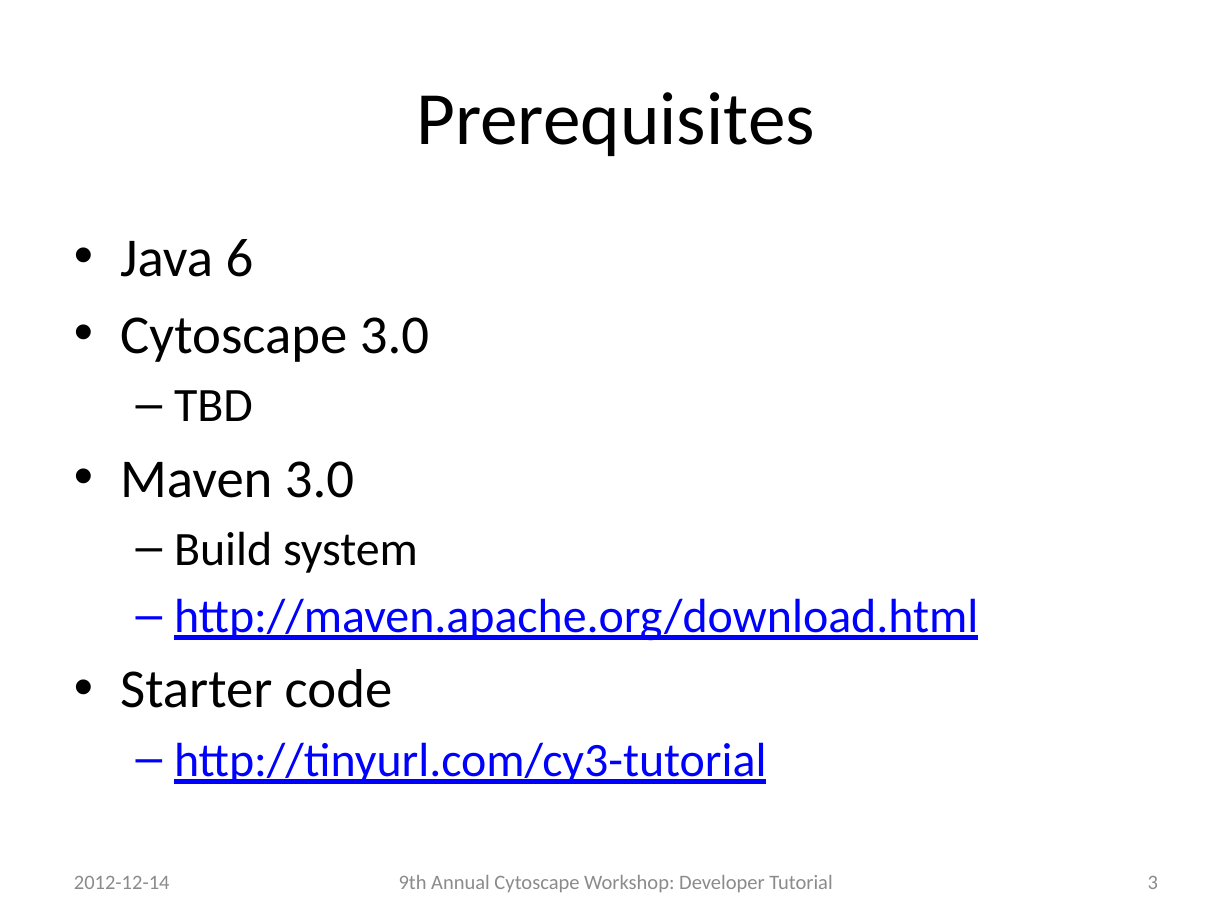
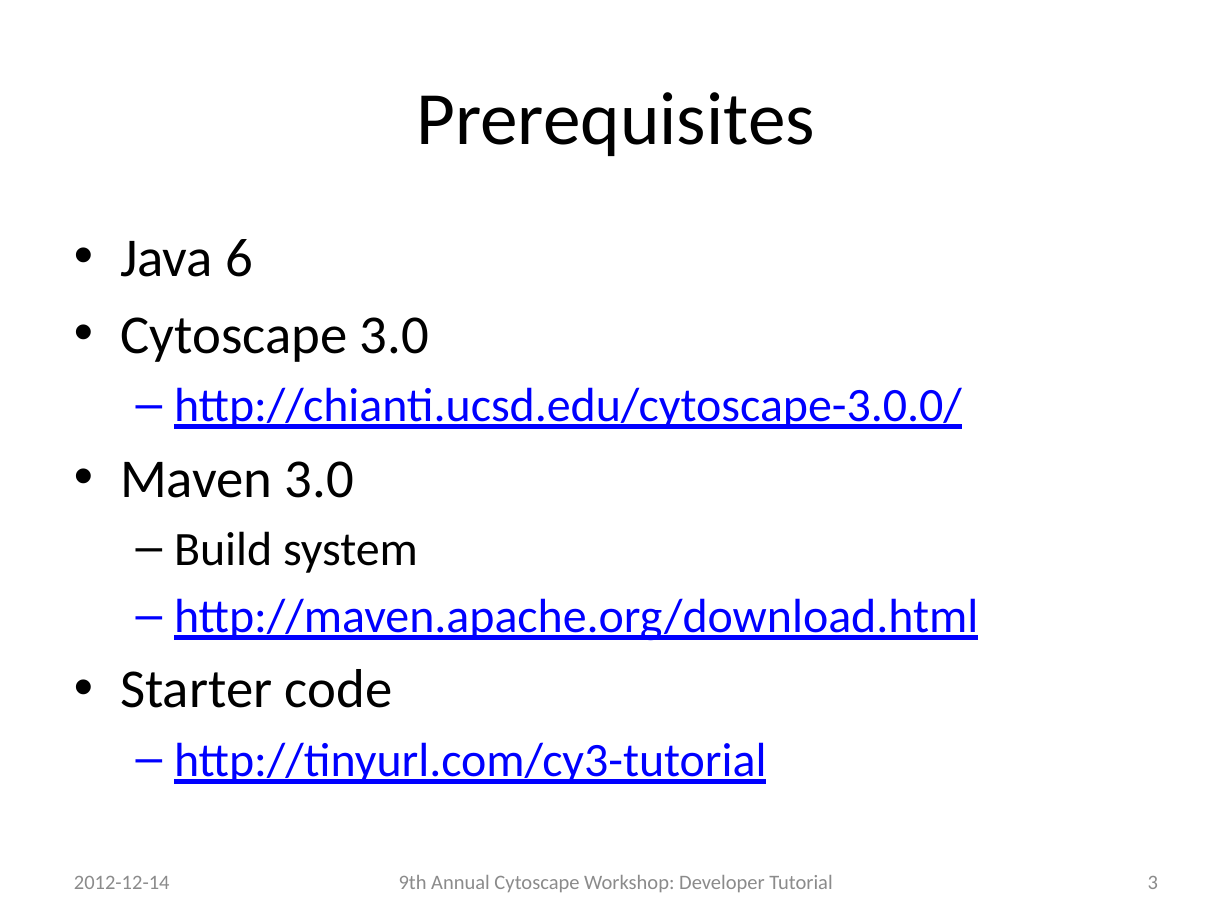
Before and after one commit to jrrmzz/cy3-dev-tutorial, a slide deck: slide 3 of slides.pptx. Drawn at 1232x924 pixels with LibreOffice and Linux fonts; fonts in the diff are those of the drawing. Boxes give left, top, right and bottom in pixels: in the first picture for what was removed or moved away, otherwise in the second. Text is boxed around its words. In the diff, an @@ line names an element or a change of style, - is before the commit and + after.

Commit message:
Updated slides with Cy3 release URL

```diff
--- a/slides.pptx
+++ b/slides.pptx
@@ text at [174, 387, 962, 429]: text changed; text colour #000000 to #0000FF @@
-  – TBD
+  – http://chianti.ucsd.edu/cytoscape-3.0.0/
```
